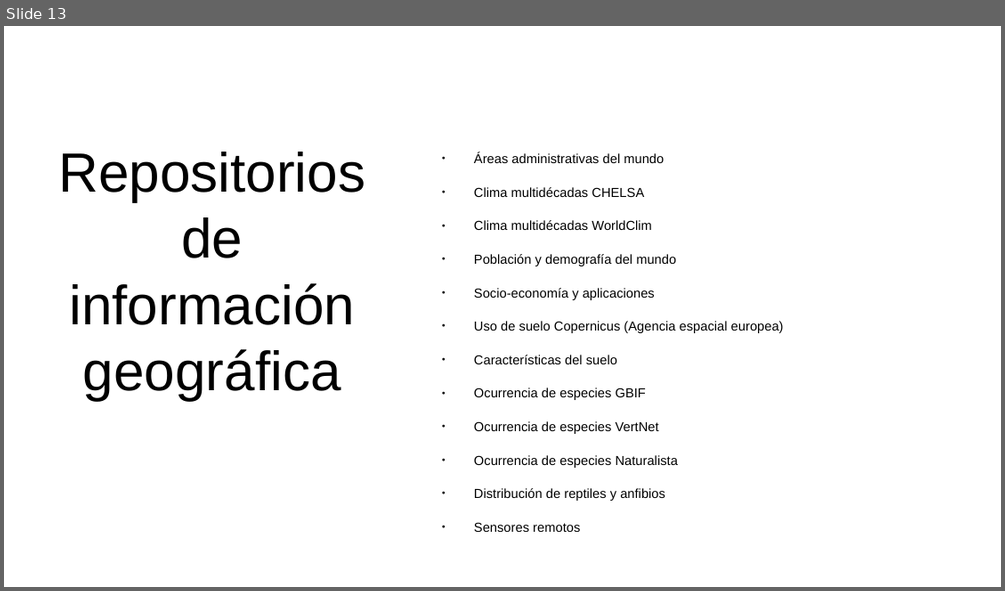
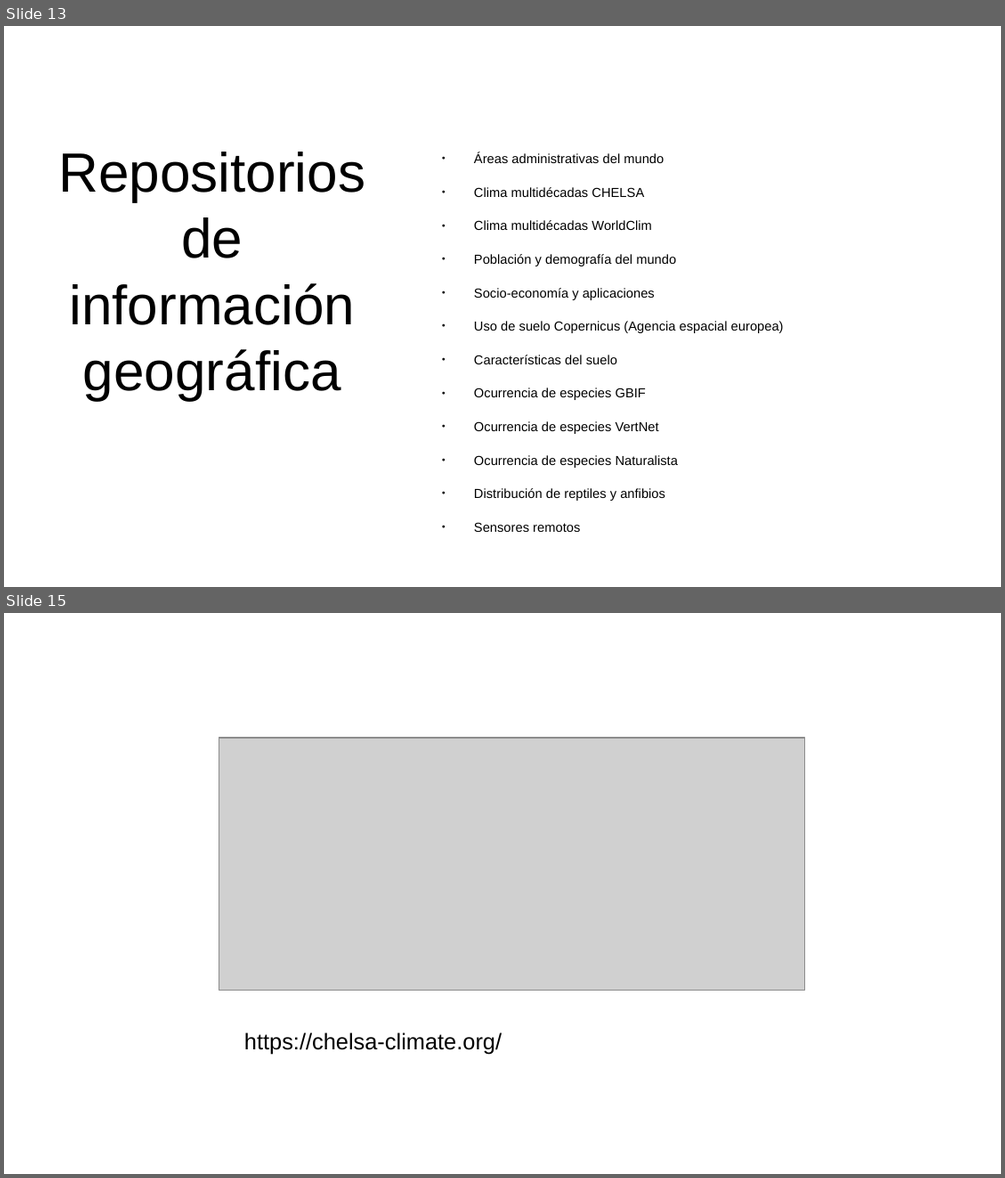
Before and after one commit to gerardommc/Analisis-Modelado-Esp-presentaciones, a slide deck: Unidad-1/Modelado-espacial.odp. Shown one above the other, each under a label of ours: slide 13 before the commit, slides 13 and 15 after it; the slides between them are not shown. The pictures are 1005x591 and 1005x1178 pixels, drawn with LibreOffice and Linux fonts; fonts in the diff are those of the drawing; grey boxes stand for pictures. Boxes give left, top, right and bottom in pixels: in the first picture for what was removed or moved away, otherwise in the second. Text is boxed around its words. In the diff, an @@ line names an element or a change of style, - is before the commit and + after.

```diff
--- a/Unidad-1/Modelado-espacial.odp
+++ b/Unidad-1/Modelado-espacial.odp
@@ slide 15 added at (4,613,1001,1174), background #FFFFFF @@
@@ picture added at (218,738,805,990) @@
@@ text added at (244,1032,502,1054), 18 pt, text #000000 @@
+https://chelsa-climate.org/
```
Also in this commit, not shown: 2 other slides added, 8 other files.
